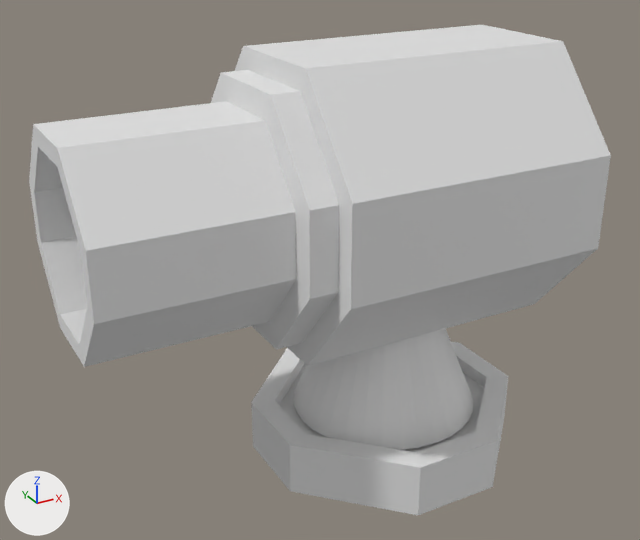
A saved change to the FBX model Assets/Models/TowerDefense/Canon.fbx.
Camera for both pictures: a 50 mm camera at (-3.38, -5.09, 4.17) aimed at (-0.59, -0.03, 1.63). The lights are fixed; the arrows at lower left show +X, +Y and +Z. Vertices at the same position are counted once.

The first picture shows 'Base.001', 'Canon'.
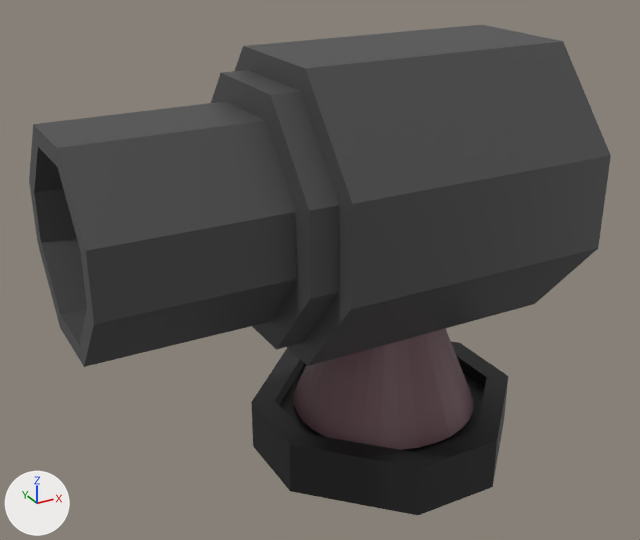
Where the change shows, as pixel boxes (x1, y1, x2, y2) in the pictures (640 x 540 px):
'Canon', recoloured
    both: (29, 25, 611, 367)
part 1 of me_cube_003, recoloured (grey to black)
    both: (279, 342, 508, 515)
part 2 of me_cube_003, recoloured (grey to black)
    both: (251, 348, 421, 515)
part 3 of me_cube_003, recoloured (grey to brown)
    both: (293, 328, 474, 450)

Edits to the bpy script that builds the scene:
```text
Add mat_canon:
    mat_canon = principled_material('canon')
    mat_canon.base_color = (0.0668, 0.0668, 0.0668)  # dark grey #494949
Add mat_base:
    mat_base = principled_material('base')
    mat_base.base_color = (0.168, 0.0888, 0.106)  # brown #72545c
Add mat_basearme:
    mat_basearme = principled_material('baseArme')
    mat_basearme.base_color = (0.0134, 0.0134, 0.0134)  # black #1f1f1f
Change me_cube_001:
    where me_cube_001.from_pydata(...)  # 64 vertices, 62 faces; spans x -2.45..1.0, y -1.0..1.0, z -1.0..1.0
    add me_cube_001.materials.append(mat_canon)  # dark grey #494949
Change me_cube_003:
    where me_cube_003.from_pydata(...)  # 106 vertices, 71 faces; spans x -1.0..1.0, y -1.0..1.0, z -1.0..0.11
    used by ob_base_001; location = (0.0, 0.0, 1.063)
    me_cube_003 part 1: all 24 faces centred in x 0.0..1.0, y -1.0..1.0, z -1.0..-0.59 switch from mat_material_001 (white #e7e7e7) to mat_basearme (black #1f1f1f)
    me_cube_003 part 2: all 14 faces centred in x -1.0..-0.55, y -0.66..0.66, z -1.0..-0.59 switch from mat_material_001 (white #e7e7e7) to mat_basearme (black #1f1f1f)
    me_cube_003 part 3: all 32 faces centred in x -0.55..0.55, y -0.55..0.55, z -0.28 switch from mat_material_001 (white #e7e7e7) to mat_base (brown #72545b)
```
